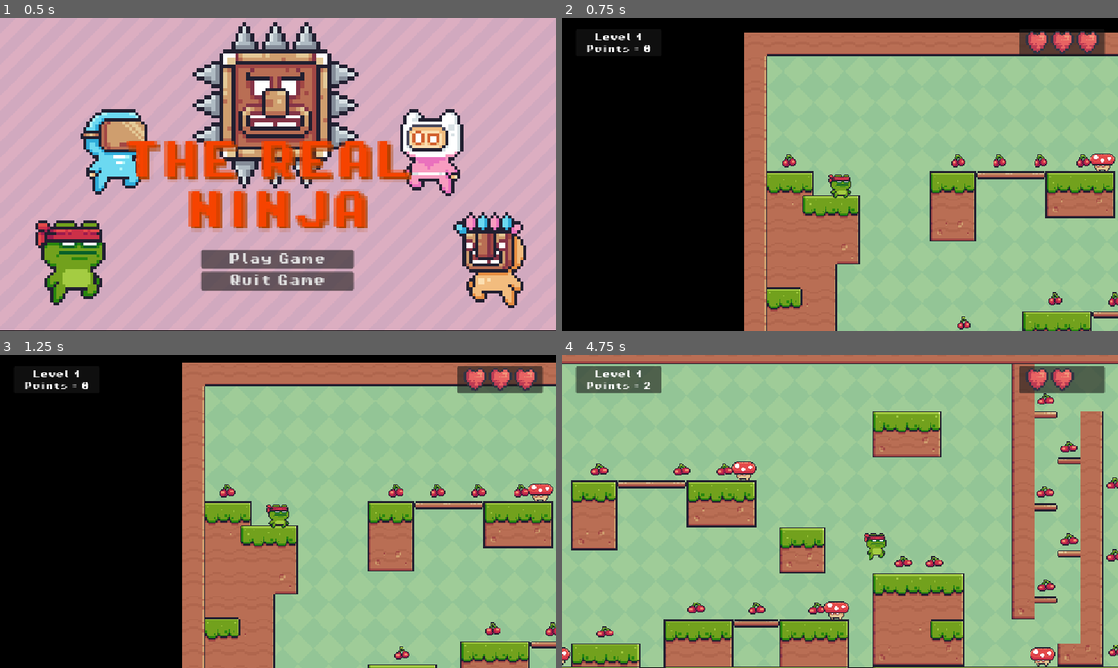
Above: before the commit, frames 1-4 (two rows, left to right).
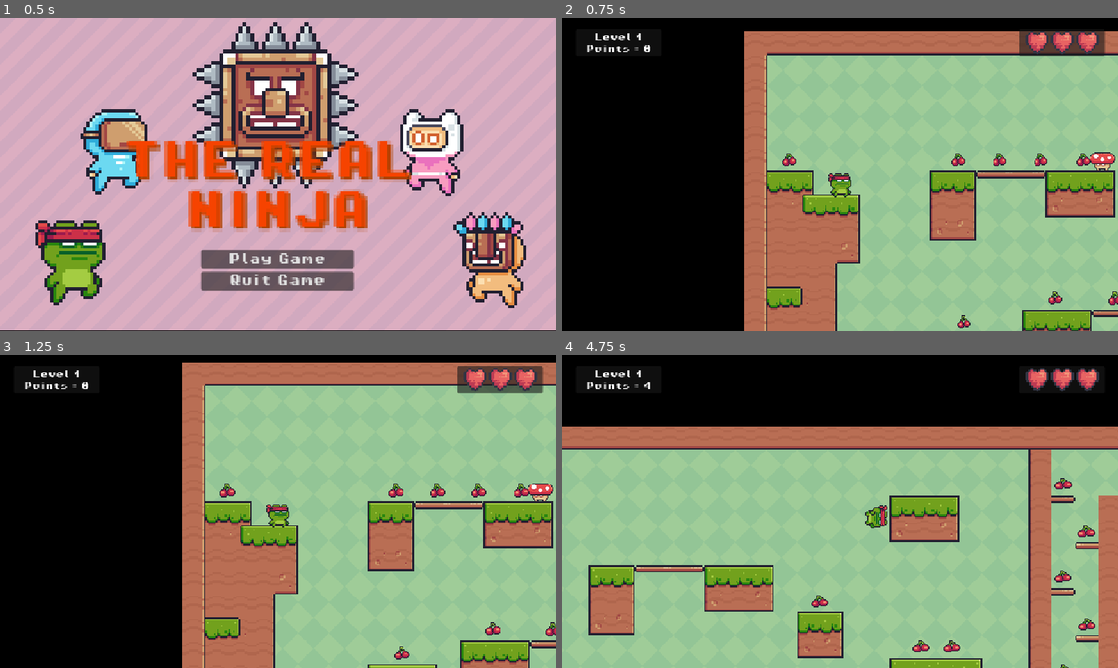
Above: after the commit, the same moments.

Repository: ardiantohendy/godot-the-real-ninja
Game: Godot game, scene res://scenes/main_menu.tscn
Two runs of this game, one before a commit and one after it. Both use one fixed random seed, a clock stepped at 60 frames per second and the inputs below.
Inputs:
- Up to frame 1 (0.5 s): no input
- Up to frame 2 (0.75 s): click "Play Game" at 0.5 s
- Up to frame 3 (1.25 s): no input
- Up to frame 4 (4.75 s): hold Right (right) 1.28-2.78 s; tap Up (jump) at 1.35, 1.52, 1.82, 2.1, 2.27, 2.57, 2.85, 3.6, 3.77, 4.07, 4.35, 4.52 s; hold Left (left) 2.78-3.53 s; hold Right (right) from 3.53 s (still down)

Frame 1 is identical in both runs. In frame 2, 3.5% of the frame differs, in the area x 32-100%, y 4-100%; in frame 3, 0.3%; in frame 4, 61%, in the area x 0-100%, y 0-100%.

Commit message:
adding double jump

Diff:
--- a/scenes/main_character.tscn
+++ b/scenes/main_character.tscn
@@ -232,7 +232,7 @@
 }],
 "loop": true,
 "name": &"double_jump",
-"speed": 24.0
+"speed": 35.0
 }, {
 "frames": [{
 "duration": 1.0,
@@ -358,10 +358,9 @@
 [node name="AnimatedSprite2D" type="AnimatedSprite2D" parent="."]
 texture_filter = 1
 sprite_frames = SubResource("SpriteFrames_jkv2x")
-animation = &"dead"
+animation = &"double_jump"
 autoplay = "idle"
-frame = 6
-frame_progress = 1.0
+frame_progress = 0.0749276
 
 [node name="CollisionShape2D" type="CollisionShape2D" parent="."]
 position = Vector2(0, 2.5)
--- a/scripts/main_character.gd
+++ b/scripts/main_character.gd
@@ -1,20 +1,46 @@
 extends CharacterBody2D
 
+@onready var animated_sprite_2d = $AnimatedSprite2D
 
 const SPEED = 400.0
-const JUMP_VELOCITY = -900.0
-@onready var animated_sprite_2d = $AnimatedSprite2D
+var JUMP_VELOCITY = -1250.0
+
+#double jump var
+const MAX_JUMPS = 2
+var jump_left = MAX_JUMPS
+var has_jumped = false
 
 #jump when killing enemy
 func jump():
-	velocity.y = JUMP_VELOCITY
+	velocity.y = JUMP_VELOCITY + 200
 
 #animation get hit
 func get_hit(x):
-	velocity.y = JUMP_VELOCITY
+	velocity.y = JUMP_VELOCITY + 200
 	velocity.x = x
 
 func _physics_process(delta: float) -> void:
+
+	#double jump code
+	if is_on_floor():
+		jump_left = MAX_JUMPS
+		has_jumped = false
+
+	if Input.is_action_just_pressed("jump") and jump_left > 0:
+		velocity.y = JUMP_VELOCITY
+		jump_left -= 1
+		JUMP_VELOCITY = -1250.0
+
+		if not has_jumped:
+			has_jumped = true
+
+	if not is_on_floor() and not has_jumped:
+		jump_left = 1
+		JUMP_VELOCITY = -1250.0
+
+	velocity += get_gravity() * delta
+
+
 	# Add the gravity.
 	if not is_on_floor():
 		velocity += get_gravity() * delta
@@ -37,6 +63,8 @@
 			animated_sprite_2d.play("idle")
 		else:
 			animated_sprite_2d.play("run")
+	elif not is_on_floor() and jump_left == 0:
+		animated_sprite_2d.play("double_jump")
 	else:
 		animated_sprite_2d.play("jump")
 
